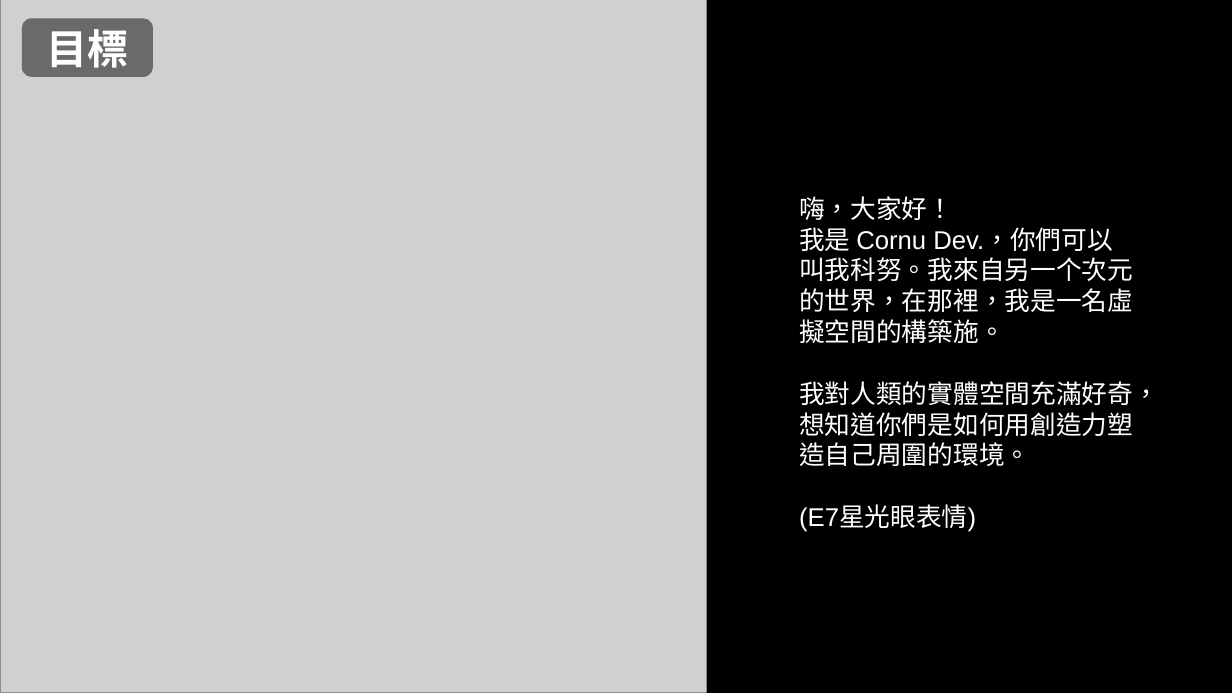
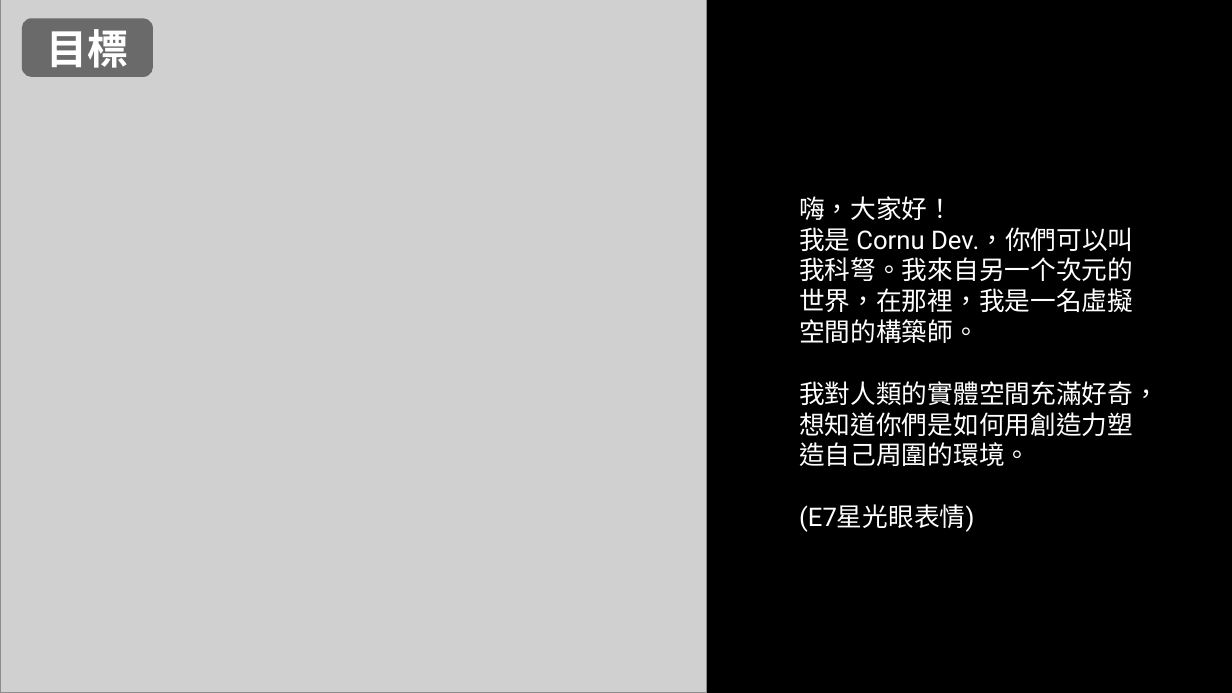
Before and after one commit to CornuDev/ca2024f, a slide deck: slide 2 of hw01.pptx. Drawn at 1232x693 pixels with LibreOffice and Linux fonts; fonts in the diff are those of the drawing; grey boxes stand for pictures. Boxes give left, top, right and bottom in pixels: in the first picture for what was removed or moved away, otherwise in the second. Text is boxed around its words. In the diff, an @@ line names an element or a change of style, - is before the commit and + after.

```diff
--- a/hw01.pptx
+++ b/hw01.pptx
@@ text at [799, 196, 1159, 532]: font Arial to Roboto in "嗨，大家好！", "我對人類的實體空間充滿好奇，想知道你們是如何用創造力塑造自己周圍的環境。", "(E7星光眼表情)" @@
@@ text at [799, 227, 1134, 343]: text changed; font Arial to Roboto @@
-我是 Cornu Dev.，你們可以叫我科努。我來自另一个次元的世界，在那裡，我是一名虛擬空間的構築施。
+我是 Cornu Dev.，你們可以叫我科弩。我來自另一个次元的世界，在那裡，我是一名虛擬空間的構築師。
```
Also in this commit, not shown: 7 other slides changed, 1 other file.
